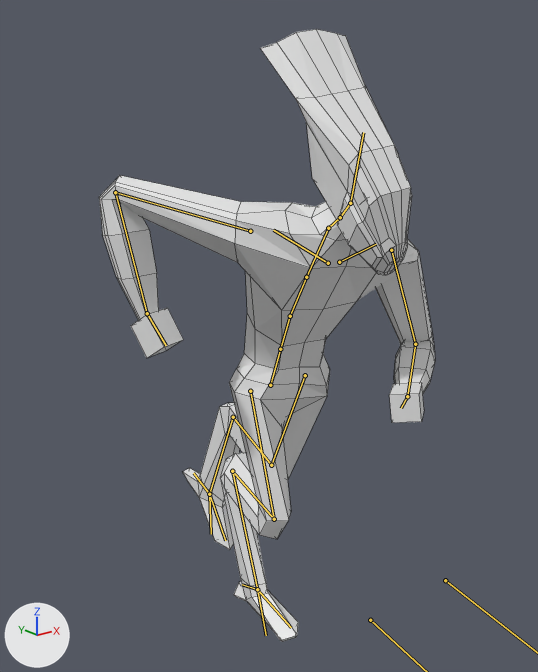
What one commit did to the Blender file Assets/player/playermodels/alien/alien.blend.
Before and after are seen from a 50 mm lens placed at (-2.17, -2.53, 2.68), pointed at (0.02, 0.21, 1.59). Every picture has the same lights, and +X, +Y and +Z are marked at lower left. Both versions are drawn at frame 36 of the action 'alienRunCycleForward'; the numbers are the values there. The bones that bend it are drawn over the model as lines. Mesh edges are drawn as thin lines.

The first picture shows 'body', 'helmet'.
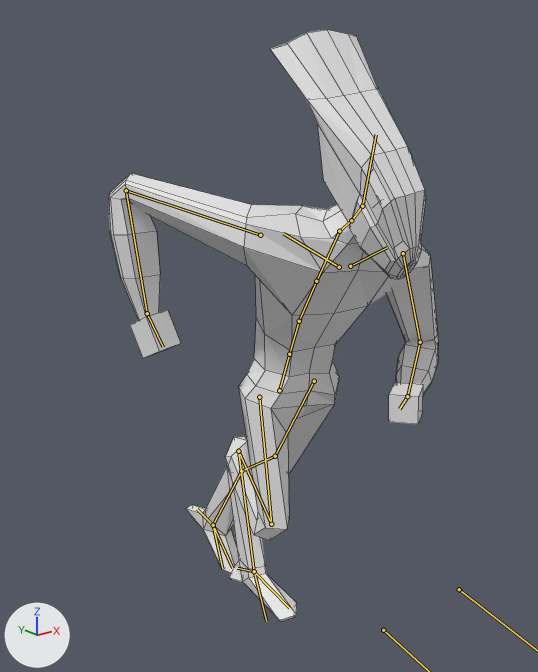
Where the change shows, as pixel boxes [x1, y1, x2, y2] in the pictures (538 x 672 px):
'body', posed: before [99, 175, 435, 642]; after [108, 173, 438, 622]
'helmet', posed: before [260, 29, 412, 275]; after [271, 30, 426, 279]
bone 'spine', root to tip: before (270, 385) to (280, 349); after (279, 390) to (289, 354)
bone 'IKFoot.L', root to tip: before (209, 494) to (211, 534); after (213, 525) to (222, 568)
bone 'IKFoot.R', root to tip: before (257, 589) to (266, 635); after (254, 571) to (266, 621)

The edits, one by one:
Bone 'spine' (bone_spine) moves from (-0.001, -0.028, 0.012) to (-0.002, -0.019, 0.082).
Bone 'IKFoot.L' (bone_ikfoot_l) moves from (-0.05, -0.294, 0.932) to (0.031, 0.001, 1.024).
Bone 'IKFoot.L' (bone_ikfoot_l) turns from (-1, -2, 0) to (-25, -3, 5) degrees about its own x, y and z.
Bone 'IKFoot.R' (bone_ikfoot_r) moves from (0.006, -0.202, 0.093) to (-0.026, -0.335, 0.077).
Bone 'IKFoot.R' (bone_ikfoot_r) turns from (-6, 0, -6) to (-14, -1, -6) degrees about its own x, y and z.
